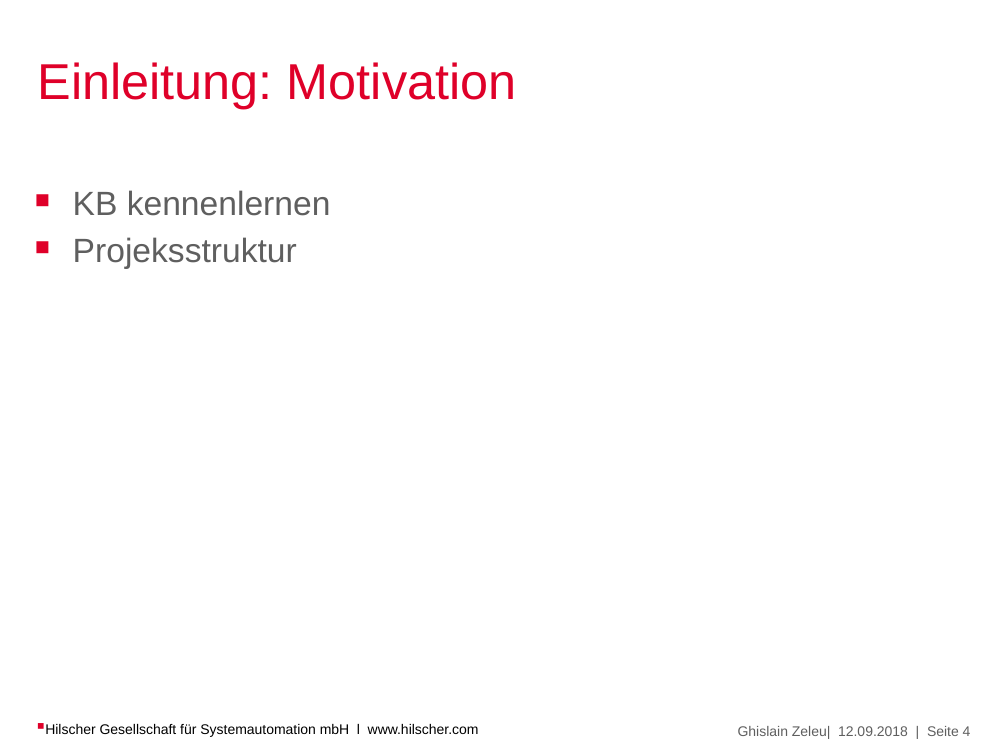
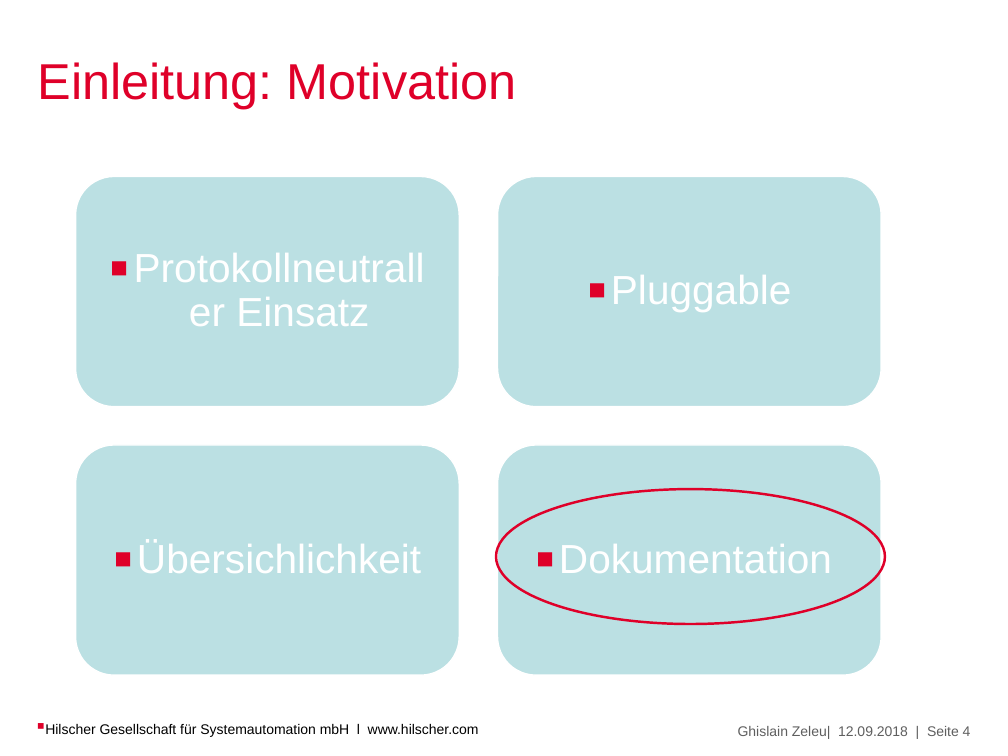
Before and after one commit to Ghislain1/zoe-fb-app, a slide deck: slide 4 of Topology-Editor.pptx. Drawn at 1008x756 pixels with LibreOffice and Linux fonts; fonts in the diff are those of the drawing; background and template pictures are left out. Boxes give left, top, right and bottom in pixels: in the first picture for what was removed or moved away, otherwise in the second. Text is boxed around its words. In the diff, an @@ line names an element or a change of style, - is before the commit and + after.

```diff
--- a/Topology-Editor.pptx
+++ b/Topology-Editor.pptx
@@ text removed at bbox=[73, 190, 331, 269] @@
-￭ KB kennenlernen
-￭ Projeksstruktur
@@ ellipse added at bbox=[496, 489, 885, 624], outline #DF0029 1.75 pt @@
@@ group added at bbox=[76, 176, 882, 675]: 4 rounded rectangles, 4 texts @@
+▪ Protokollneutraller Einsatz
+▪ Pluggable
+▪ Übersichlichkeit
+▪ Dokumentation
```
Also in this commit, not shown: 2 other slides changed, 1 slide added, 7 other files.
